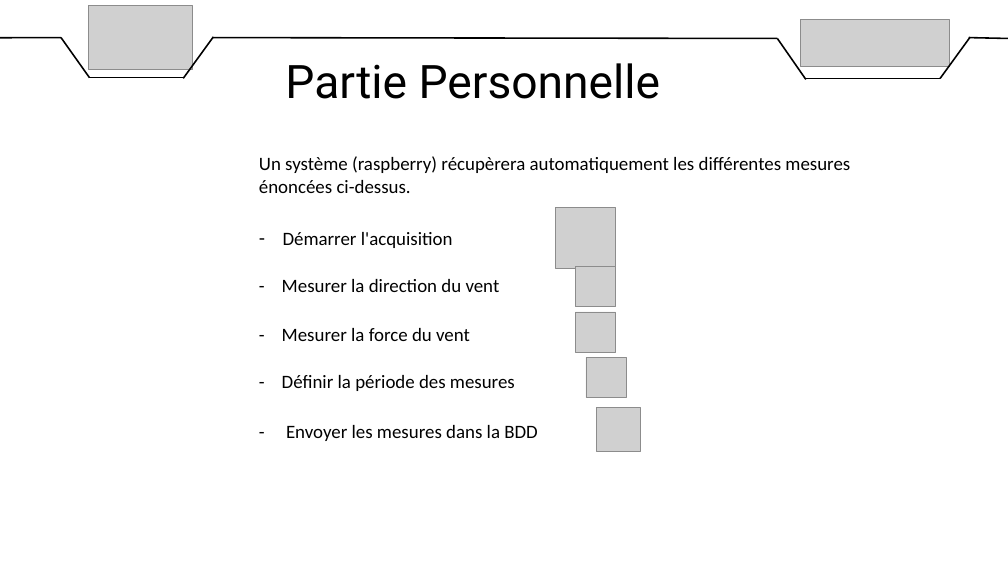
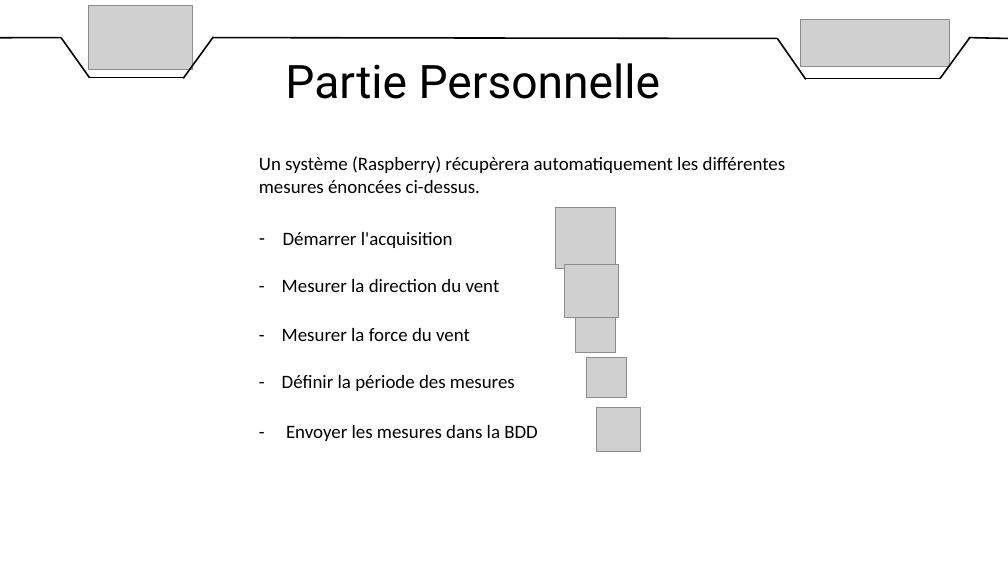
Before and after one commit to DylanChe/SupervisionSerre, a slide deck: slide 5 of oral_projet/revue_2/diaporama_revue_2_steven.pptx. Drawn at 1008x567 pixels with LibreOffice and Linux fonts; fonts in the diff are those of the drawing; grey boxes stand for pictures. Boxes give left, top, right and bottom in pixels: in the first picture for what was removed or moved away, otherwise in the second. Text is boxed around its words. In the diff, an @@ line names an element or a change of style, - is before the commit and + after.

```diff
--- a/oral_projet/revue_2/diaporama_revue_2_steven.pptx
+++ b/oral_projet/revue_2/diaporama_revue_2_steven.pptx
@@ text at (259, 156, 786, 193): text changed @@
-Un système (raspberry) récupèrera automatiquement les différentes mesures énoncées ci-dessus.
+Un système (Raspberry) récupèrera automatiquement les différentes mesures énoncées ci-dessus.
@@ picture: place and size @@
-picture at (575, 266, 616, 306)
+picture at (565, 264, 619, 318)
```
Also in this commit, not shown: 2 other slides changed.
